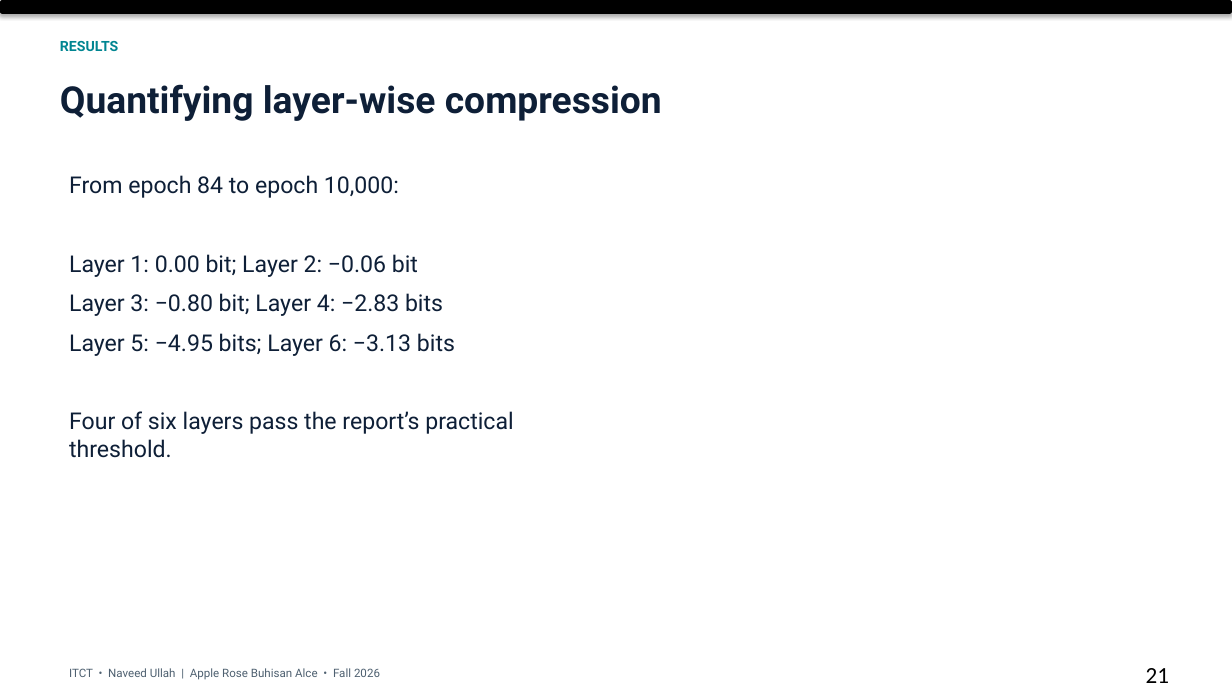
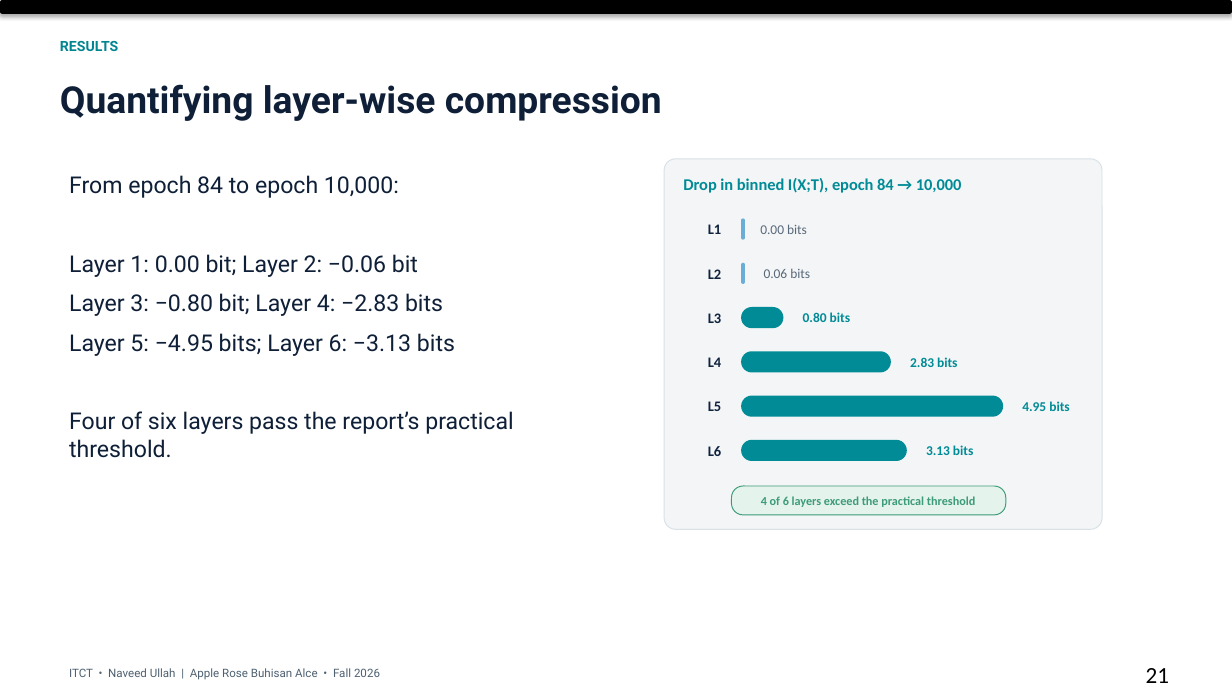
Before and after one commit to arba318/information-plane-lab, a slide deck: slide 21 of dist/artifacts/ITCT_Final_Presentation.pptx. Drawn at 1232x693 pixels with LibreOffice and Linux fonts; fonts in the diff are those of the drawing. Boxes give left, top, right and bottom in pixels: in the first picture for what was removed or moved away, otherwise in the second. Text is boxed around its words. In the diff, an @@ line names an element or a change of style, - is before the commit and + after.

```diff
--- a/dist/artifacts/ITCT_Final_Presentation.pptx
+++ b/dist/artifacts/ITCT_Final_Presentation.pptx
@@ rounded rectangle added at [665, 159, 1103, 530], fill #F3F5F6, outline #D8E1E6 0.75 pt @@
@@ text added at [683, 178, 962, 193], 12.8 pt, text #008B96, bold @@
+Drop in binned I(X;T), epoch 84 → 10,000
@@ text added at [708, 224, 721, 234], 11.2 pt, text #10223E, bold @@
+L1
@@ rounded rectangle added at [741, 218, 745, 239], fill #6AAED6 @@
@@ text added at [760, 224, 807, 234], 10.5 pt, text #59697B @@
+0.00 bits
@@ text added at [708, 269, 721, 279], 11.2 pt, text #10223E, bold @@
+L2
@@ rounded rectangle added at [741, 262, 745, 284], fill #6AAED6 @@
@@ text added at [764, 268, 810, 278], 10.5 pt, text #59697B @@
+0.06 bits
@@ text added at [708, 313, 721, 323], 11.2 pt, text #10223E, bold @@
+L3
@@ rounded rectangle added at [741, 307, 784, 328], fill #008B96 @@
@@ text added at [803, 312, 850, 322], 10.5 pt, text #008B96, bold @@
+0.80 bits
@@ text added at [708, 357, 721, 367], 11.2 pt, text #10223E, bold @@
+L4
@@ rounded rectangle added at [741, 351, 891, 372], fill #008B96 @@
@@ text added at [910, 357, 957, 367], 10.5 pt, text #008B96, bold @@
+2.83 bits
@@ text added at [708, 401, 721, 411], 11.2 pt, text #10223E, bold @@
+L5
@@ rounded rectangle added at [741, 396, 1004, 417], fill #008B96 @@
@@ text added at [1022, 401, 1069, 411], 10.5 pt, text #008B96, bold @@
+4.95 bits
@@ text added at [708, 446, 721, 456], 11.2 pt, text #10223E, bold @@
+L6
@@ rounded rectangle added at [741, 440, 907, 461], fill #008B96 @@
@@ text added at [926, 445, 973, 455], 10.5 pt, text #008B96, bold @@
+3.13 bits
@@ rounded rectangle added at [732, 486, 1006, 515], fill #E5F3ED, outline #3C9B78 0.75 pt @@
@@ text added at [761, 496, 975, 507], 9.5 pt, text #3C9B78, bold @@
+4 of 6 layers exceed the practical threshold
```
Also in this commit, not shown: 11 other slides changed, 1 other file.
